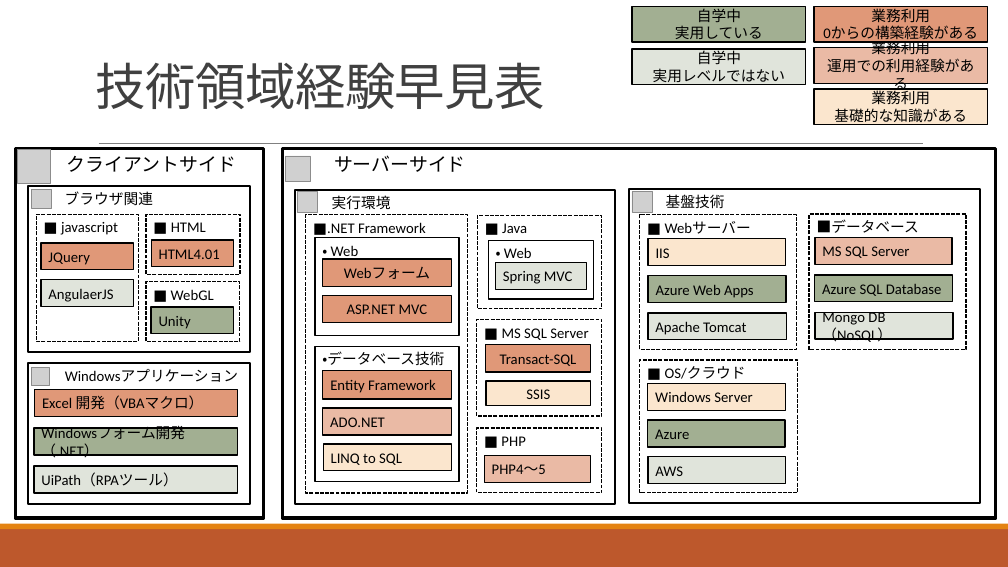
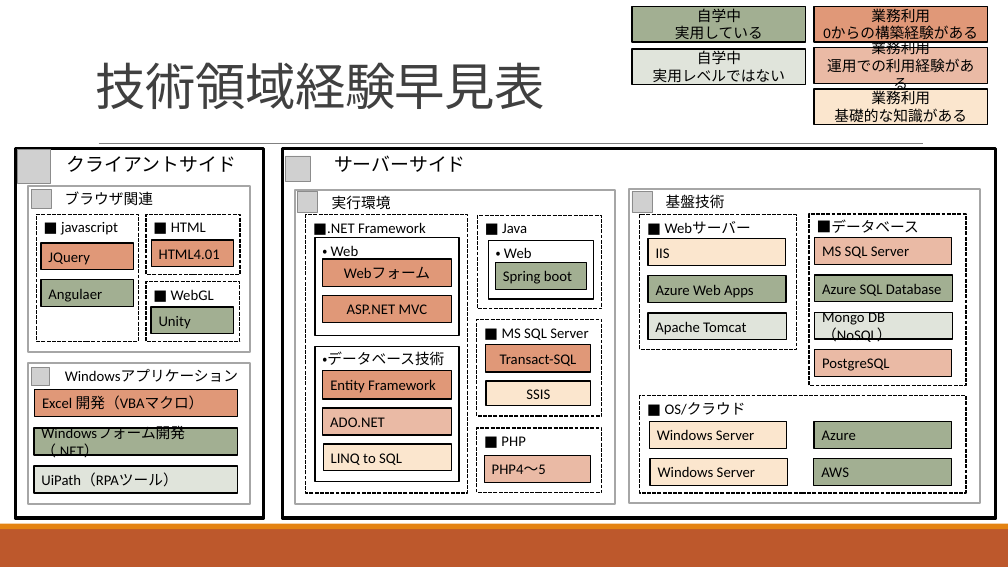
Before and after one commit to yhcodelibrary/document, a slide deck: slide 1 of 職務経歴早見表.pptm. Drawn at 1008x567 pixels with LibreOffice and Linux fonts; fonts in the diff are those of the drawing; grey boxes stand for pictures. Boxes give left, top, right and bottom in pixels: in the first picture for what was removed or moved away, otherwise in the second. Text is boxed around its words. In the diff, an @@ line names an element or a change of style, - is before the commit and + after.

```diff
--- a/職務経歴早見表.pptm
+++ b/職務経歴早見表.pptm
@@ outline #000000 2 pt to #A6A6A6 2 pt in 4 elements at (28, 364, 250, 504), (28, 186, 250, 352), (295, 190, 616, 504), (629, 189, 980, 503) @@
@@ rectangle "■データベース": place and size @@
-rectangle "■データベース" at (809, 214, 966, 350)
+rectangle "■データベース" at (809, 214, 966, 386)
@@ fill #E0E4DB to #A2AF92 in 3 elements at (814, 459, 951, 485), (495, 262, 586, 289), (41, 280, 133, 306) @@
@@ text in rectangle at (48, 289, 102, 302): text changed @@
-AngulaerJS
+Angulaer
@@ text in rectangle at (503, 271, 572, 284): text changed @@
-Spring MVC
+Spring boot
@@ rectangle added at (815, 350, 952, 377), fill #EABAA5, outline #000000 1.25 pt, 14 pt, text #000000 @@
+PostgreSQL
@@ rectangle "■ OS/クラウド": place and size @@
-rectangle "■ OS/クラウド" at (640, 360, 798, 493)
+rectangle "■ OS/クラウド" at (640, 396, 966, 493)
@@ rectangle "Windows Server": place and size @@
-rectangle "Windows Server" at (648, 383, 786, 410)
+rectangle "Windows Server" at (650, 422, 787, 448)
@@ rectangle "Azure": place and size @@
-rectangle "Azure" at (648, 420, 785, 447)
+rectangle "Azure" at (814, 422, 951, 448)
@@ rectangle added at (650, 459, 788, 485), fill #FBE6CE, outline #000000 1.25 pt, 14 pt, text #000000 @@
+Windows Server
@@ rectangle "AWS": place and size @@
-rectangle "AWS" at (648, 457, 786, 483)
+rectangle "AWS" at (814, 459, 951, 485)
```
Also in this commit, not shown: 2 other files.
